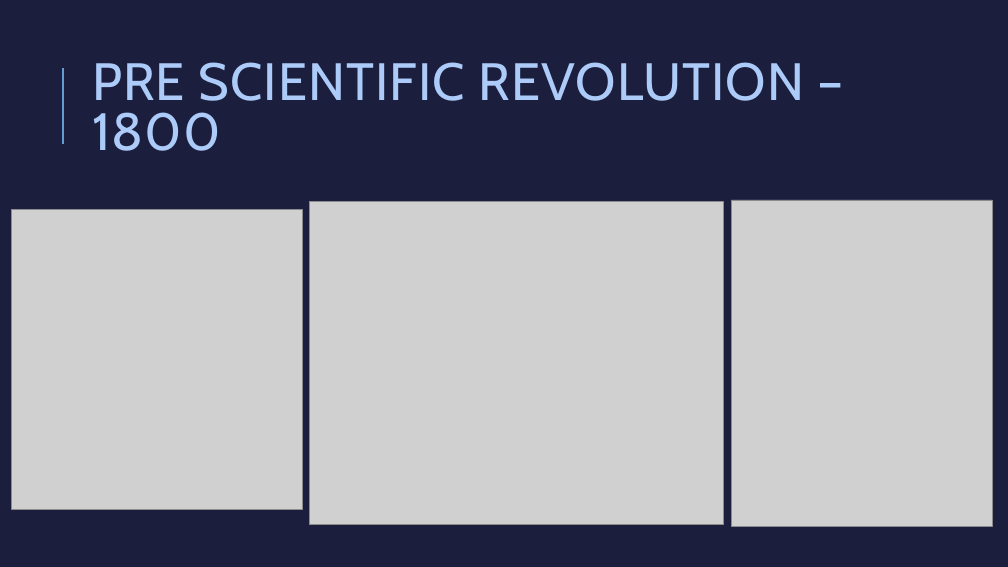
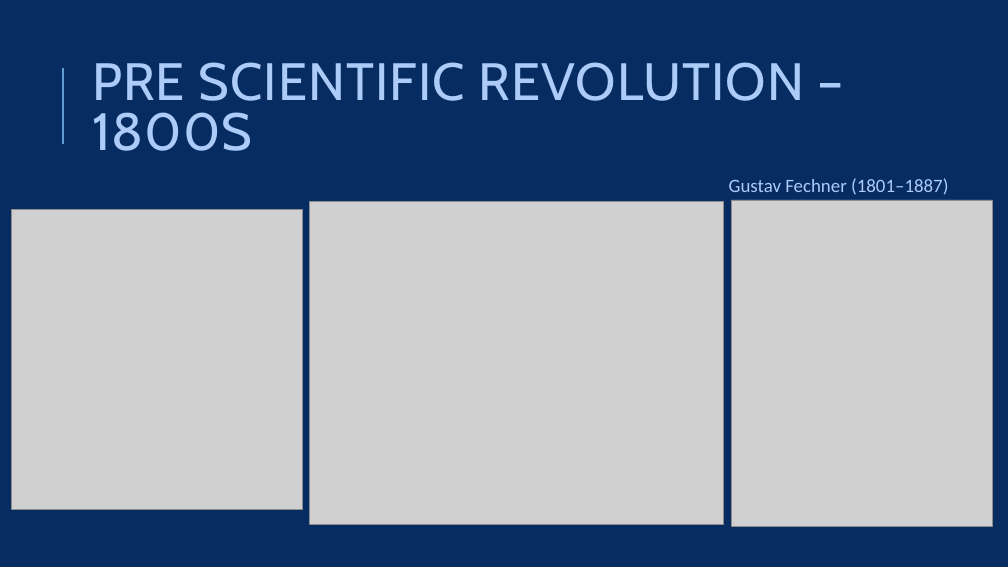
Before and after one commit to aimforbigfoot/biol5081, a slide deck: slide 12 of animalsClass/Deep History Of the field of Perception.pptx (slide 11 before the commit). Drawn at 1008x567 pixels with LibreOffice and Linux fonts; fonts in the diff are those of the drawing; grey boxes stand for pictures. Boxes give left, top, right and bottom in pixels: in the first picture for what was removed or moved away, otherwise in the second. Text is boxed around its words. In the diff, an @@ line names an element or a change of style, - is before the commit and + after.

```diff
--- a/animalsClass/Deep History Of the field of Perception.pptx
+++ b/animalsClass/Deep History Of the field of Perception.pptx
@@ background #1B1E3E to #072C62 @@
@@ title at (92, 62, 804, 151): text changed @@
-PRE SCIENTIFIC REVOLUTION – 1800
+PRE SCIENTIFIC REVOLUTION – 1800S
@@ text added at (729, 178, 948, 195), 18 pt, text #ACCBF9 @@
+Gustav Fechner (1801–1887)
```
Also in this commit, not shown: 7 other slides changed, 1 slide added.
